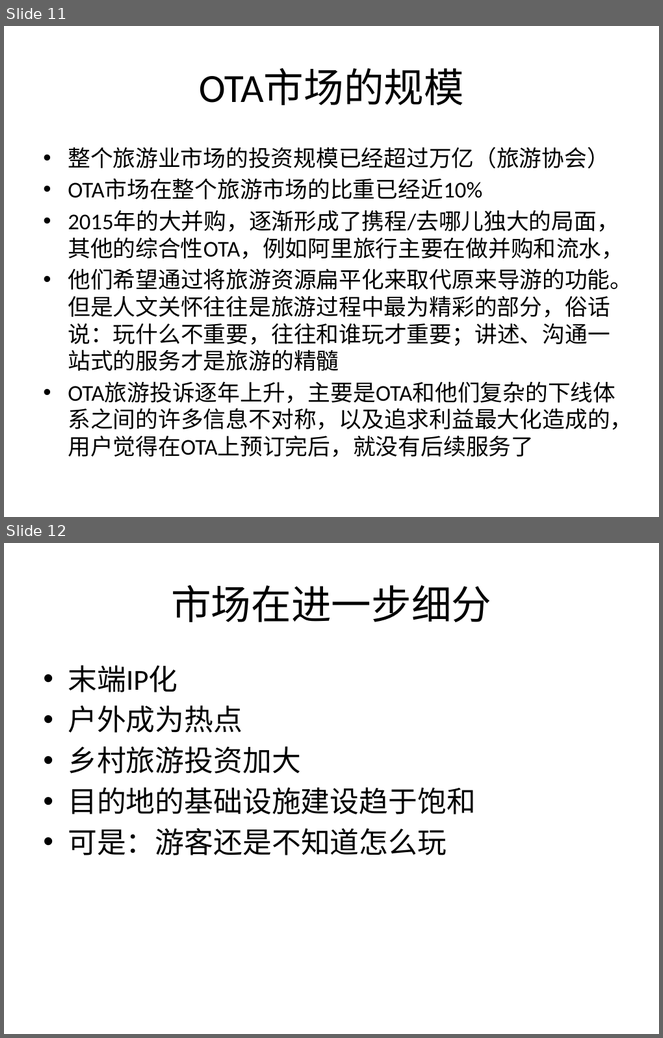
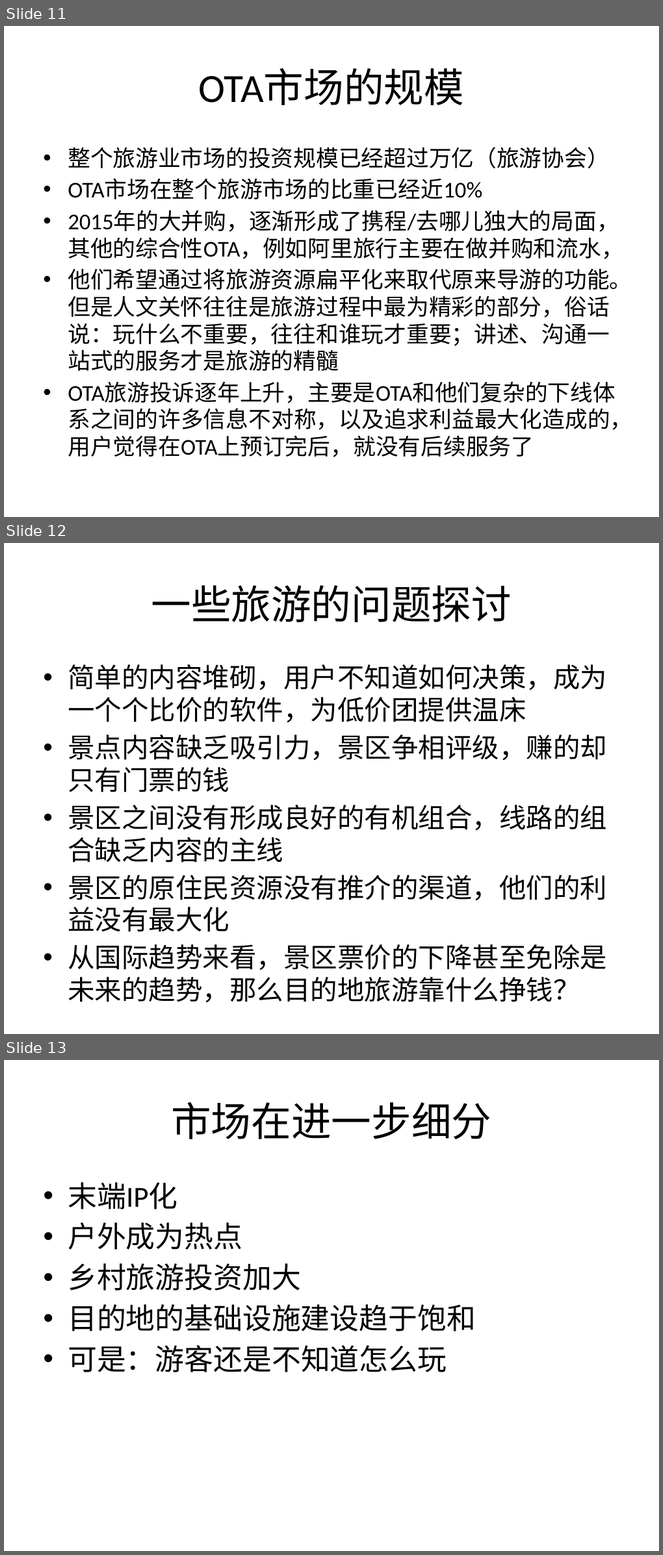
Before and after one commit to Yourtour/yt, a slide deck: yourtour/documents/business/YourTour BP 3.0-合作.pptx. Shown one above the other, each under a label of ours: slides 11 and 12 before the commit, slides 11, 12 and 13 after it. The pictures are 663x1038 and 663x1555 pixels, drawn with LibreOffice and Linux fonts; fonts in the diff are those of the drawing. Boxes give left, top, right and bottom in pixels: in the first picture for what was removed or moved away, otherwise in the second. Text is boxed around its words. In the diff, an @@ line names an element or a change of style, - is before the commit and + after.

```diff
--- a/yourtour/documents/business/YourTour BP 3.0-合作.pptx
+++ b/yourtour/documents/business/YourTour BP 3.0-合作.pptx
@@ slide 12 added at <box>4,543,659,1034</box>, background #FFFFFF @@
@@ title added at <box>152,585,512,622</box>, 44 pt, text #000000 @@
+一些旅游的问题探讨
@@ text added at <box>68,665,607,1003</box>, 29.6 pt, text #000000 @@
+• 简单的内容堆砌，用户不知道如何决策，成为一个个比价的软件，为低价团提供温床
+• 景点内容缺乏吸引力，景区争相评级，赚的却只有门票的钱
+• 景区之间没有形成良好的有机组合，线路的组合缺乏内容的主线
+• 景区的原住民资源没有推介的渠道，他们的利益没有最大化
+• 从国际趋势来看，景区票价的下降甚至免除是未来的趋势，那么目的地旅游靠什么挣钱？
@@ what was slide 12 is now slide 13 @@
```
Also in this commit, not shown: 5 slides changed, 5 other slides added, 7 other files.
